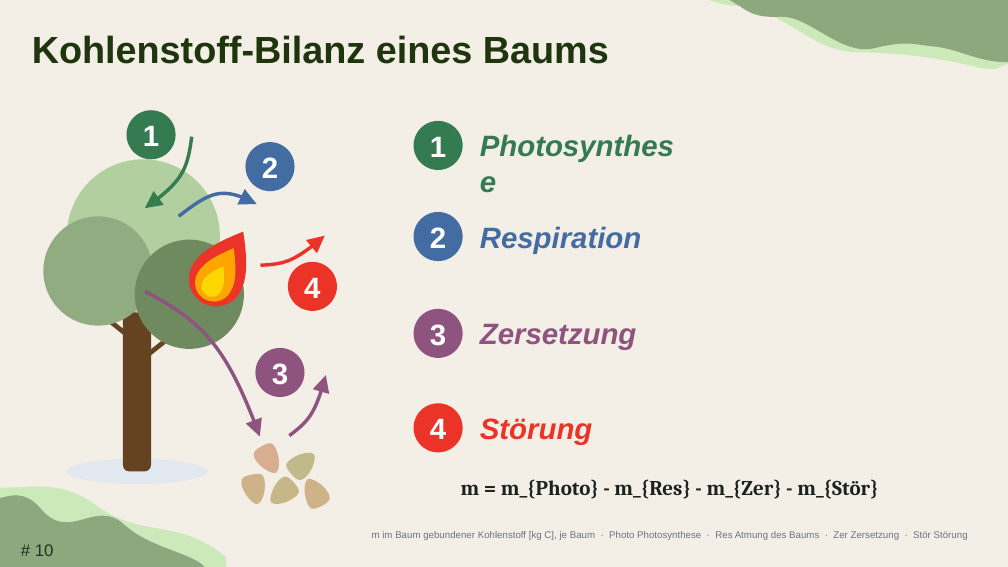
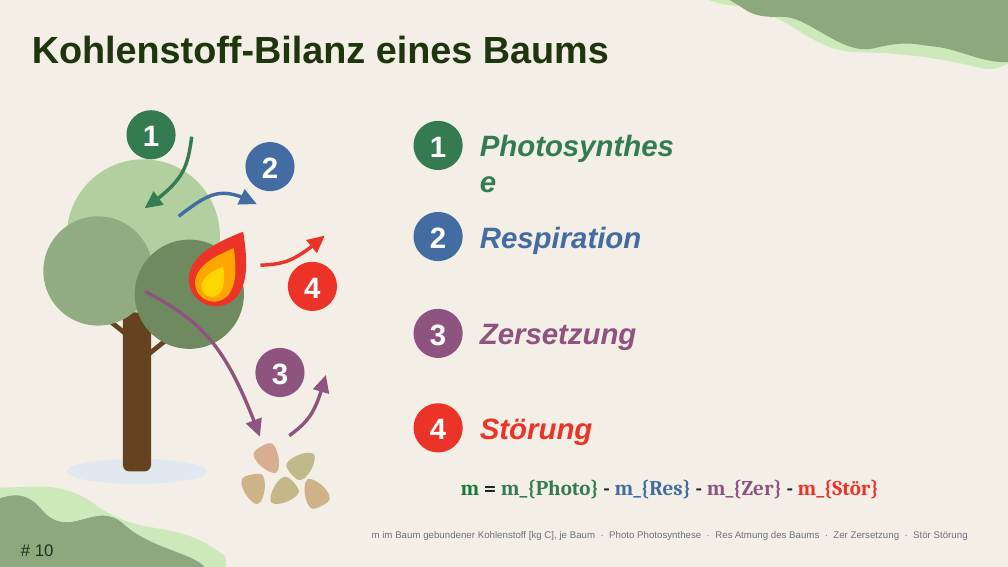
Before and after one commit to TimoDiepers/woodway, a slide deck: slide 10 of docs/slides/dissvortrag.pptx. Drawn at 1008x567 pixels with LibreOffice and Linux fonts; fonts in the diff are those of the drawing; background and template pictures are left out. Boxes give left, top, right and bottom in pixels: in the first picture for what was removed or moved away, otherwise in the second. Text is boxed around its words. In the diff, an @@ line names an element or a change of style, - is before the commit and + after.

```diff
--- a/docs/slides/dissvortrag.pptx
+++ b/docs/slides/dissvortrag.pptx
@@ text "m = m_{Photo} - m_{Res} ..." at [461, 479, 879, 499]: text colour #1A2320 to #1B7837 in "m"; text colour #1A2320 to #347B52 in "m_{Photo}"; text colour #1A2320 to #436CA2 in "m_{Res}"; text colour #1A2320 to #8E547F in "m_{Zer}"; text colour #1A2320 to #EC3327 in "m_{Stör}" @@
```
Also in this commit, not shown: 9 other slides changed, 1 slide added.
